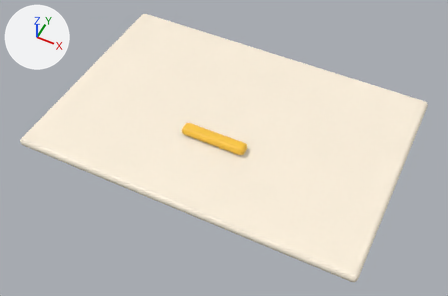
The FBX model EvolutionShop/Assets/EvolutionShop/Resources/Art/GrowthKit/TankLidRack.fbx: old version first, new version second.
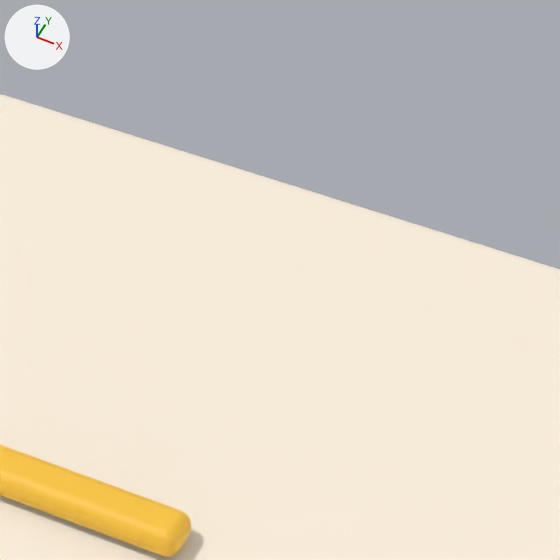
Each version appears first whole from a 50 mm lens placed at (0.85, -1.755, 3.27), pointed at (0.02, -0.095, 1.196), and next in a close-up on the part from 44% to 78% of the width and 1% to 53% of the height. Arrows for +X, +Y and +Z are at upper left; the lights stay in place. The older version's two pictures come first. Where no turn or scale is listed for an object, it has been applied to the vertices.

The scene before the commit, as lines of its bpy script (objects in view):
```python
me_cube_732 = bpy.data.meshes.new('Cube.732')
me_cube_732.from_pydata(...)  # 304 vertices, 300 faces; spans x -0.77..0.77, y -0.52..0.52, z 1.24..1.32
# faces by material slot: [150, 150]
me_cube_732.materials.append(mat_gk_cream)  # pale yellow #fff3df
me_cube_732.materials.append(mat_gk_yellow)  # yellow #ffc93c
ob_tanklidrack_mesh = bpy.data.objects.new('TankLidRack mesh', me_cube_732)
ob_tanklidrack_mesh.location = (0.0, 0.0, 0.0)
```
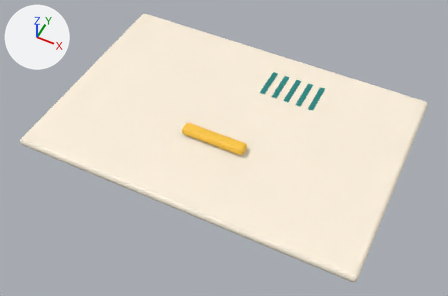
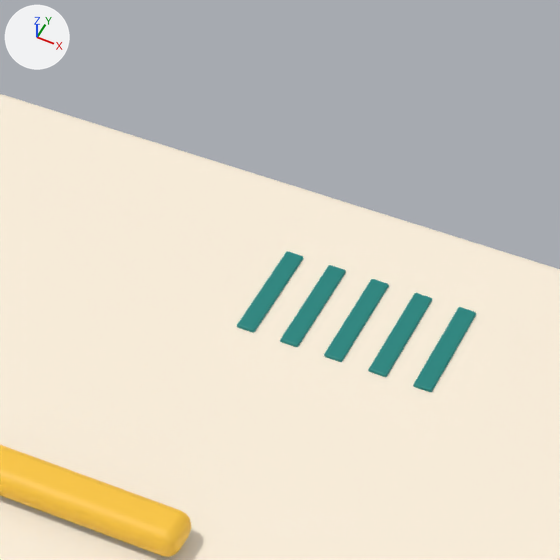
Diff of the bpy script that builds the scene:
```diff
--- a/EvolutionShop/Assets/EvolutionShop/Resources/Art/GrowthKit/TankLidRack.fbx.py
+++ b/EvolutionShop/Assets/EvolutionShop/Resources/Art/GrowthKit/TankLidRack.fbx.py
@@ mat_gk_tealdark @@
+mat_gk_tealdark = principled_material('GK_TealDark')
+mat_gk_tealdark.base_color = (0.0075, 0.238, 0.212)  # cyan #15867f
@@ me_cube_732 @@
 # used by ob_tanklidrack_mesh; location = (0.0, 0.0, 0.0)
-me_cube_732.from_pydata(...)  # 304 vertices, 300 faces; spans x -0.77..0.77, y -0.52..0.52, z 1.24..1.32
+me_cube_732.from_pydata(...)  # 1064 vertices, 1050 faces; spans x -0.77..0.77, y -0.52..0.52, z 1.24..1.32
+# me_cube_732 part 1: the loose piece of 152 vertices spanning x -0.77..0.77, y -0.52..0.52, z 1.24..1.28 is copied, and the copy is scaled about its middle by (0.0146, 0.154, 0.15), then moved by (0.3, 0.3, 0.02), in mat_gk_tealdark (cyan #15867f); it spans x 0.29..0.31, y 0.22..0.38, z 1.28
+# me_cube_732 part 2: the loose piece of 152 vertices spanning x -0.77..0.77, y -0.52..0.52, z 1.24..1.28 is copied, and the copy is scaled about its middle by (0.0146, 0.154, 0.15), then moved by (0.24, 0.3, 0.02), in mat_gk_tealdark (cyan #15867f); it spans x 0.23..0.25, y 0.22..0.38, z 1.28
+# me_cube_732 part 3: the loose piece of 152 vertices spanning x -0.77..0.77, y -0.52..0.52, z 1.24..1.28 is copied, and the copy is scaled about its middle by (0.0146, 0.154, 0.15), then moved by (0.18, 0.3, 0.02), in mat_gk_tealdark (cyan #15867f); it spans x 0.17..0.19, y 0.22..0.38, z 1.28
+# me_cube_732 part 4: the loose piece of 152 vertices spanning x -0.77..0.77, y -0.52..0.52, z 1.24..1.28 is copied, and the copy is scaled about its middle by (0.0146, 0.154, 0.15), then moved by (0.12, 0.3, 0.02), in mat_gk_tealdark (cyan #15867f); it spans x 0.11..0.13, y 0.22..0.38, z 1.28
+# me_cube_732 part 5: the loose piece of 152 vertices spanning x -0.77..0.77, y -0.52..0.52, z 1.24..1.28 is copied, and the copy is scaled about its middle by (0.0146, 0.154, 0.15), then moved by (0.06, 0.3, 0.02), in mat_gk_tealdark (cyan #15867f); it spans x 0.05..0.07, y 0.22..0.38, z 1.28
 me_cube_732.materials.append(mat_gk_cream)
 me_cube_732.materials.append(mat_gk_yellow)
+me_cube_732.materials.append(mat_gk_tealdark)  # cyan #15867f
```

Boxes (x1, y1, x2, y2) around the edits, measured in the close-ups (560 x 560 px):
part 1 of me_cube_732, added (cyan)
    after: (413, 307, 476, 392)
part 2 of me_cube_732, added (cyan)
    after: (368, 293, 432, 377)
part 3 of me_cube_732, added (cyan)
    after: (324, 279, 389, 362)
part 4 of me_cube_732, added (cyan)
    after: (280, 265, 346, 347)
part 5 of me_cube_732, added (cyan)
    after: (237, 251, 303, 333)
